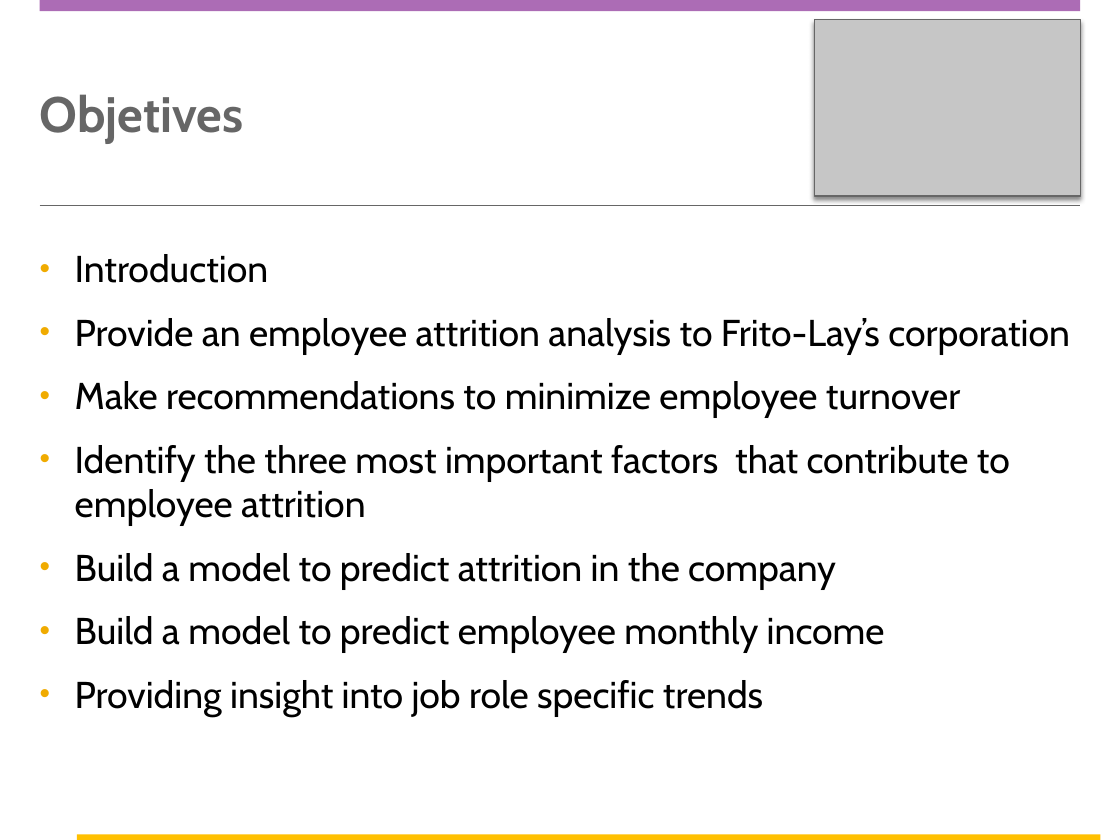
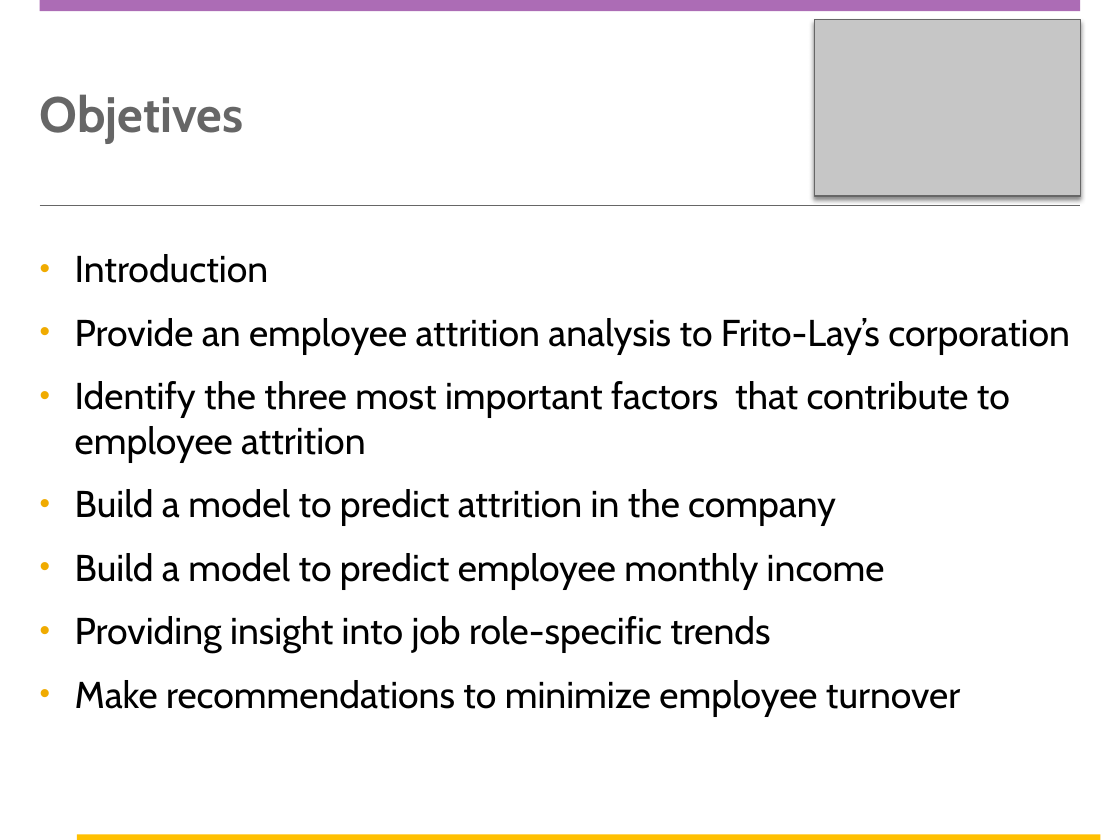
Before and after one commit to carlosAtestevez/CaseStudy2DDS, a slide deck: slide 2 of DDSAnalytics Presentation.pptx. Drawn at 1120x840 pixels with LibreOffice and Linux fonts; fonts in the diff are those of the drawing; background and template pictures are left out. Boxes give left, top, right and bottom in pixels: in the first picture for what was removed or moved away, otherwise in the second. Text is boxed around its words. In the diff, an @@ line names an element or a change of style, - is before the commit and + after.

```diff
--- a/DDSAnalytics Presentation.pptx
+++ b/DDSAnalytics Presentation.pptx
@@ text at [75,381,960,418]: paragraph removed @@
-• Make recommendations to minimize employee turnover
@@ text at [75,616,960,716]: text changed @@
-• Providing insight into job role specific trends
+• Providing insight into job role-specific trends
+• Make recommendations to minimize employee turnover
```
Also in this commit, not shown: 10 other slides changed, 6 slides added, 6 other files.
